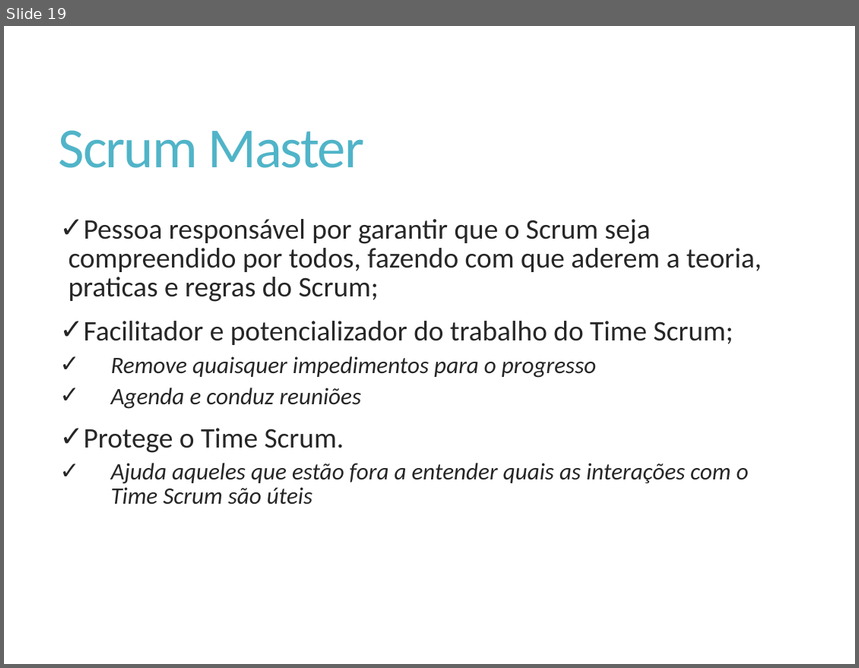
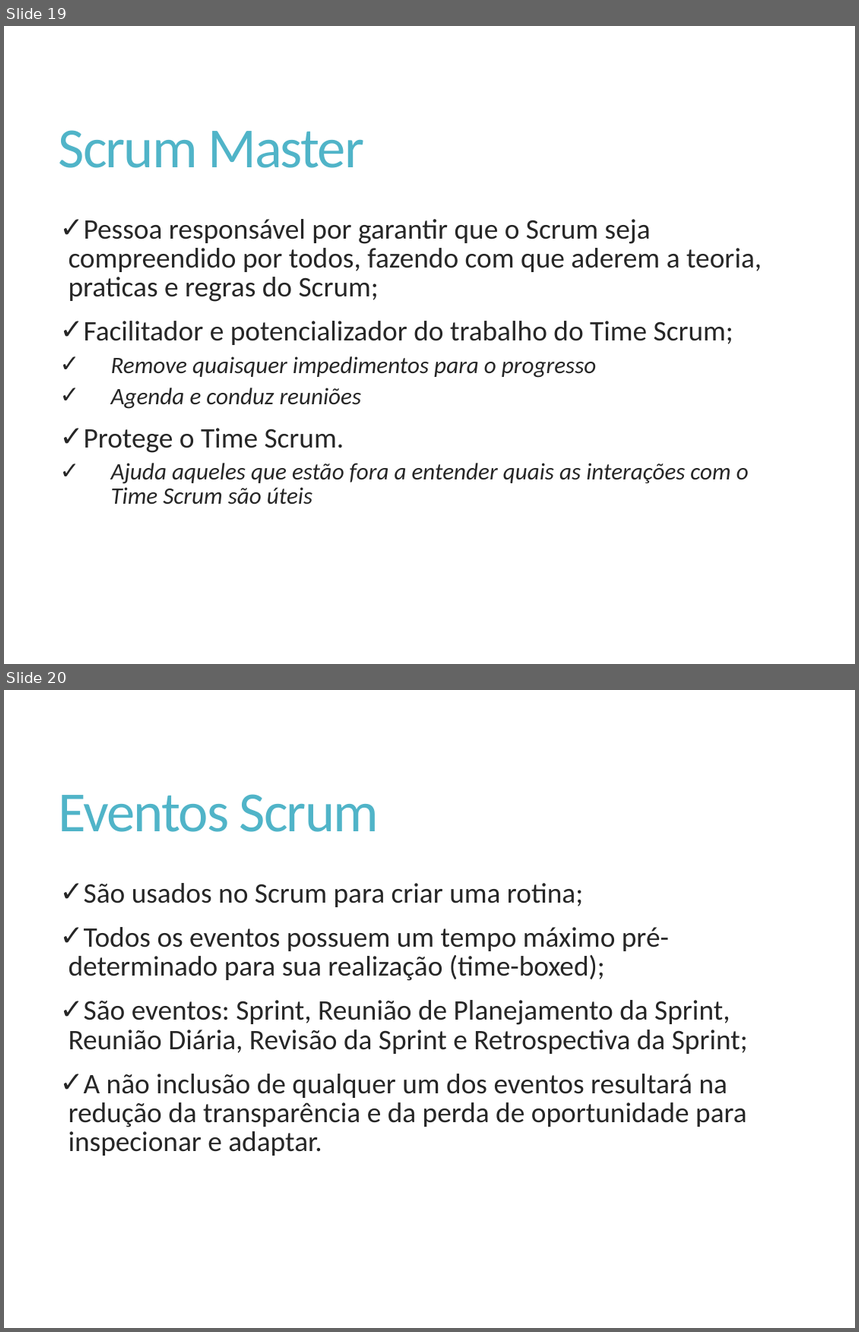
Before and after one commit to Elton-Garbin/TCC-2016, a slide deck: StartIdea/StartIdea.Docs/Apresentacao.pptx. Shown one above the other, each under a label of ours: slide 19 before the commit, slides 19 and 20 after it. The pictures are 859x668 and 859x1332 pixels, drawn with LibreOffice and Linux fonts; fonts in the diff are those of the drawing. Boxes give left, top, right and bottom in pixels: in the first picture for what was removed or moved away, otherwise in the second. Text is boxed around its words. In the diff, an @@ line names an element or a change of style, - is before the commit and + after.

Commit message:
Eventos Scrum

```diff
--- a/StartIdea/StartIdea.Docs/Apresentacao.pptx
+++ b/StartIdea/StartIdea.Docs/Apresentacao.pptx
@@ slide 20 added at <box>4,690,855,1328</box>, background #FFFFFF @@
@@ title added at <box>59,794,379,832</box>, 48 pt, text #50B4C8 @@
+Eventos Scrum
@@ text added at <box>69,883,748,1156</box>, 24 pt, text #262626 @@
+✓ São usados no Scrum para criar uma rotina;
+✓ Todos os eventos possuem um tempo máximo pré-determinado para sua realização (time-boxed);
+✓ São eventos: Sprint, Reunião de Planejamento da Sprint, Reunião Diária, Revisão da Sprint e Retrospectiva da Sprint;
+✓ A não inclusão de qualquer um dos eventos resultará na redução da transparência e da perda de oportunidade para inspecionar e adaptar.
```
Also in this commit, not shown: 1 slide changed, 5 other slides added, 1 slide removed.
